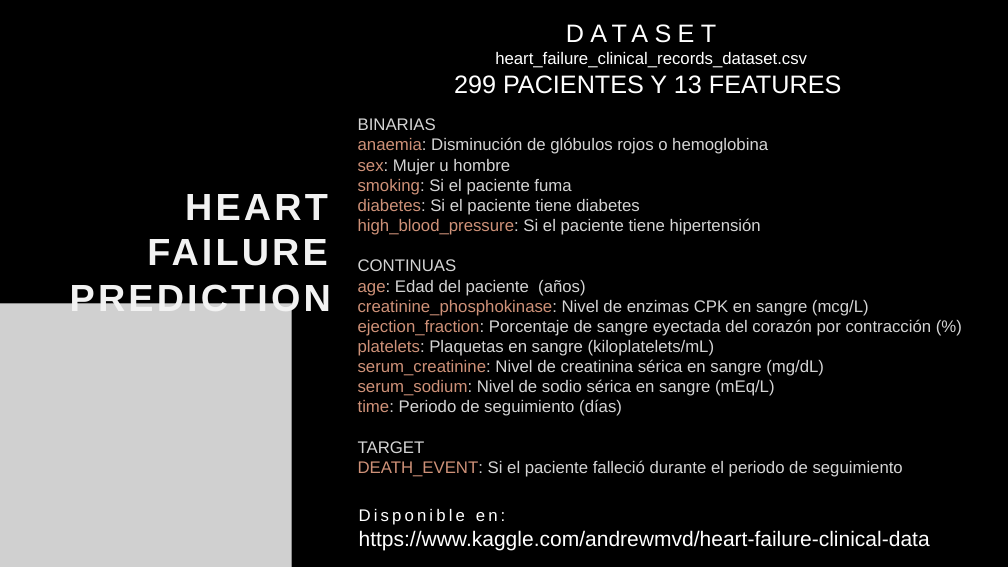
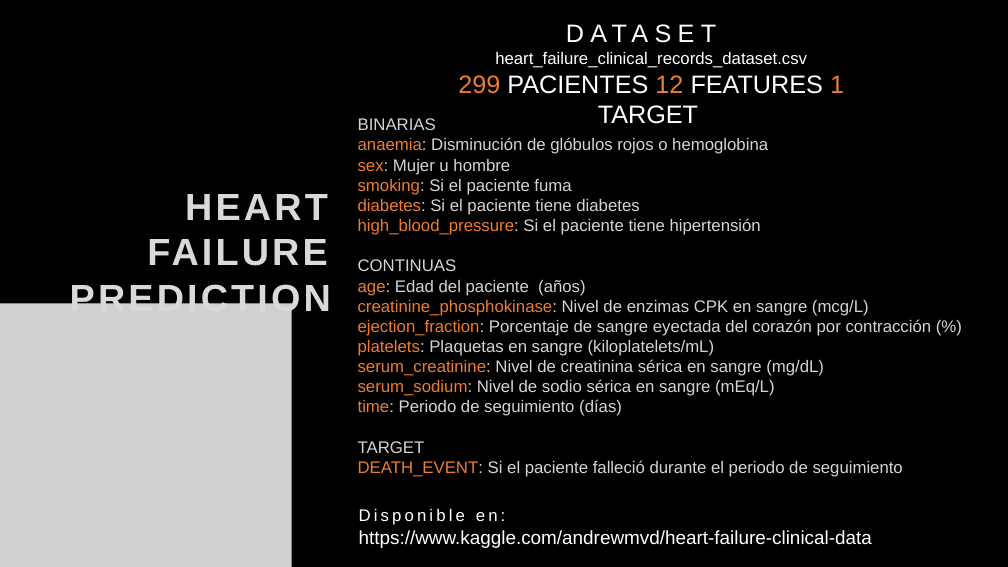
Before and after one commit to JaviCeRodriguez/Heart-Failure-ML, a slide deck: slide 2 of docs/Presentacion_Heart_Failure.pptx. Drawn at 1008x567 pixels with LibreOffice and Linux fonts; fonts in the diff are those of the drawing; grey boxes stand for pictures; background and template pictures are left out. Boxes give left, top, right and bottom in pixels: in the first picture for what was removed or moved away, otherwise in the second. Text is boxed around its words. In the diff, an @@ line names an element or a change of style, - is before the commit and + after.

```diff
--- a/docs/Presentacion_Heart_Failure.pptx
+++ b/docs/Presentacion_Heart_Failure.pptx
@@ text at (x1=458, y1=75, x2=844, y2=124): text changed @@
-299 PACIENTES Y 13 FEATURES
+299 PACIENTES 12 FEATURES 1 TARGET
@@ text at (x1=358, y1=137, x2=932, y2=477): text colour #CE9178 to #ED7D31 in "anaemia:", "sex:", "smoking:", "diabetes:" and 9 more places @@
@@ text "HEART FAILURE PREDICTION" at (x1=70, y1=194, x2=331, y2=318): text colour #F2F2F2 to #D9D9D9 @@
@@ text at (x1=359, y1=530, x2=872, y2=548): size 20 to 18 pt in "https://www.kaggle.com/andrewmvd/heart-failure-clinical-data" @@
```
Also in this commit, not shown: 3 other slides changed, 1 other file.
